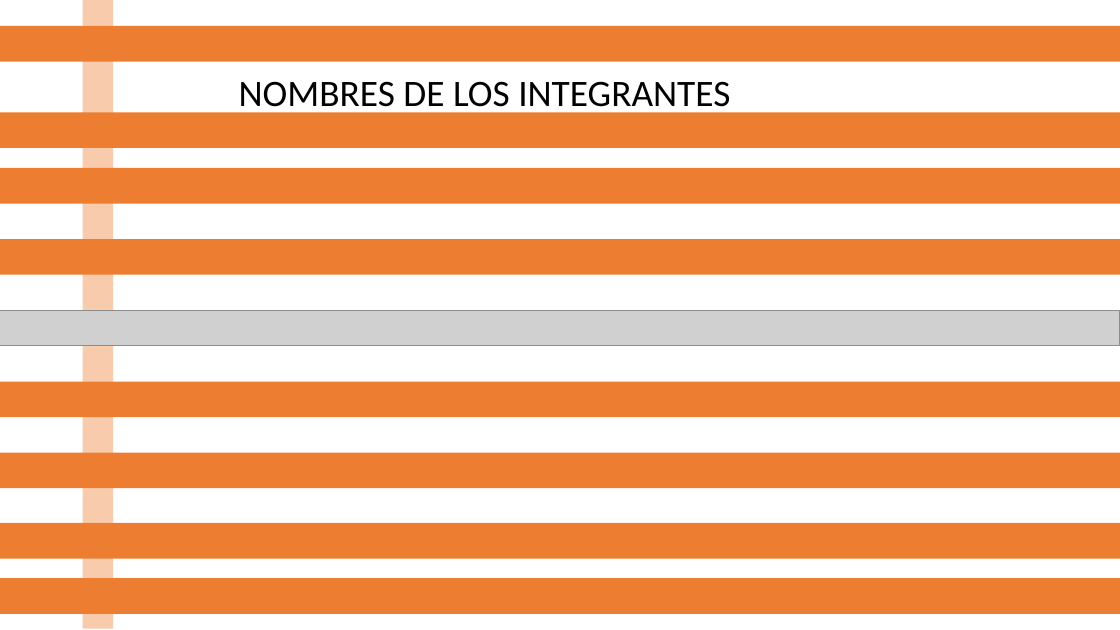
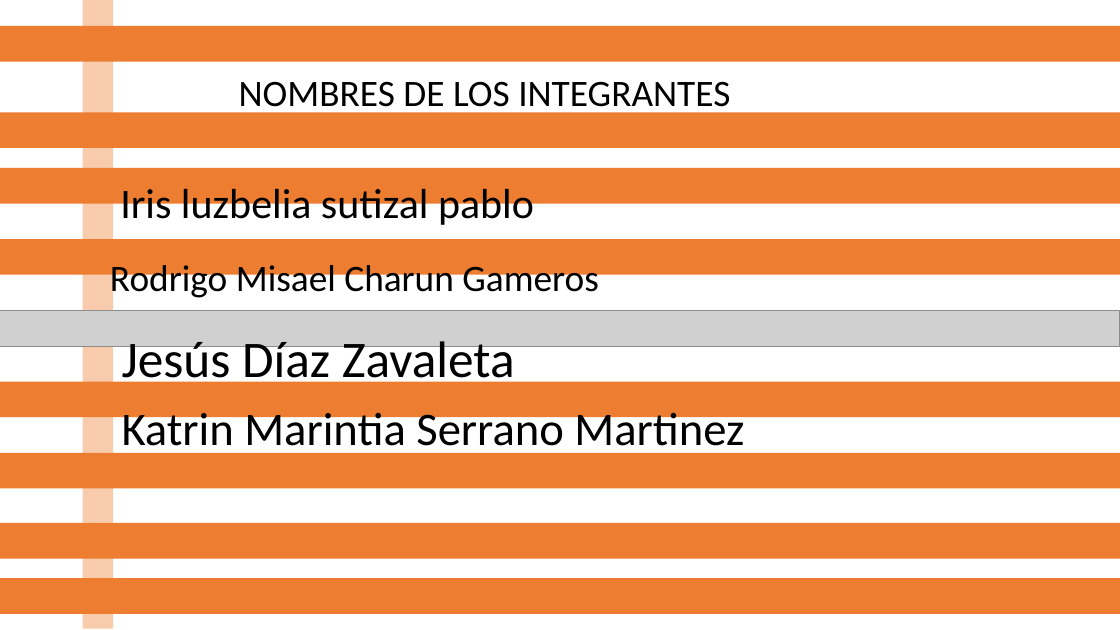
Before and after one commit to Iris-sutizal/RepoEjemplo, a slide deck: slide 1 of nombres.pptx. Drawn at 1120x630 pixels with LibreOffice and Linux fonts; fonts in the diff are those of the drawing; grey boxes stand for pictures. Boxes give left, top, right and bottom in pixels: in the first picture for what was removed or moved away, otherwise in the second. Text is boxed around its words. In the diff, an @@ line names an element or a change of style, - is before the commit and + after.

```diff
--- a/nombres.pptx
+++ b/nombres.pptx
@@ text added at box(120, 189, 534, 229), 36 pt, text #000000 @@
+Iris luzbelia sutizal pablo
@@ text added at box(110, 260, 599, 301), 32 pt, text #000000 @@
+Rodrigo Misael Charun Gameros
@@ text added at box(122, 341, 515, 389), 44 pt, text #000000 @@
+Jesús Díaz Zavaleta
@@ text added at box(122, 406, 744, 457), 40 pt, text #000000 @@
+Katrin Marintia Serrano Martinez
```
Also in this commit, not shown: 1 slide added, 2 other files.
